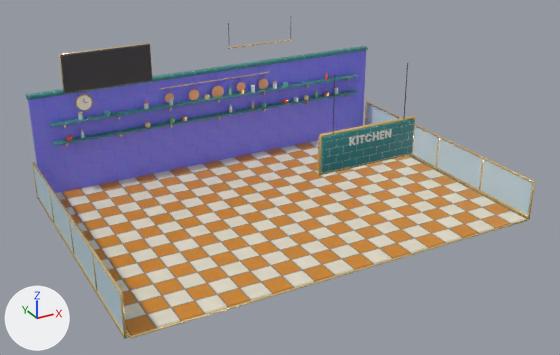
Two versions of the glTF model kr_layD_shell.glb, one commit apart.
Before and after are seen from a camera (50 mm lens) standing at (-10.07, -18.53, 10.26) and looking at (-0.25, -0.67, 1.33). Lighting does not change. The marker at lower left points along +X, +Y and +Z. The picture after the commit comes second. Vertices at exactly the same position are counted once.

Names of what the first picture shows: 'kr_layD_shell_checker4', 'kr_layD_shell_darkwood', 'kr_layD_shell_subway_teal', 'vc_m0_r2', 'vc_m0_r4', 'vc_m8_r2', 'vc_m8_r4'.
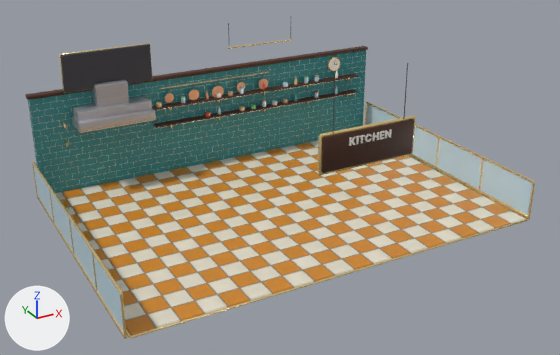
Location of each change, (x1, y1, x2, y2) in pixels of the pictures (560 x 355 px; the box of a moved part takes in the faces that stretch with it):
'kr_layD_shell_checker4', surface changed: (56, 140, 525, 331) in both
'kr_layD_shell_subway_teal', surface changed (blue to cyan): (28, 50, 366, 193) in both
'kr_layD_shell_darkwood', surface changed, reshaped: (25, 46, 414, 173) in both
'kr_layD_shell_steel', added: after (72, 80, 156, 133)
'kr_layD_shell_warmglow', added: after (159, 77, 355, 126)
part 1 of me_kr_layd_shell_darkwood, deleted: before (49, 74, 358, 146)
part 2 of me_kr_layd_shell_darkwood, added: after (152, 74, 358, 128)
part 3 of me_vc_m0_r4, moved or reshaped: before (261, 102, 266, 107); after (239, 106, 244, 111)
part 4 of me_vc_m0_r4, moved or reshaped: before (283, 82, 288, 87); after (250, 104, 256, 109)
part 5 of me_vc_m0_r4, moved or reshaped: before (304, 95, 309, 100); after (272, 100, 277, 105)
part 6 of me_vc_m0_r4, moved or reshaped: before (145, 122, 150, 127); after (156, 102, 162, 107)
part 7 of me_vc_m0_r4, moved or reshaped: before (205, 94, 210, 100); after (216, 93, 221, 98)
part 8 of me_vc_m0_r4, moved or reshaped: before (77, 96, 92, 110); after (329, 58, 340, 71)

Edits to the bpy script that builds the scene:
```text
Change img_image_1:
    img_image_1: load_image('Image_1', '_unpacked/Image_1', 512, 512, 'sRGB') -> load_image('Image_1', '_unpacked/Image_1', 256, 256, 'Non-Color')
Change mat_checker4:
    add n3 = _N.new('ShaderNodeNormalMap'); n3.name = 'Normal Map'
    add n3.uv_map = 'UVMap'
    add n4 = _N.new('ShaderNodeTexImage'); n4.name = 'Image Texture.001'
    add n4.image = img_image_1
    where n0 = _N.new('ShaderNodeBsdfPrincipled'); n0.name = 'Principled BSDF'
    add _L.new(n3.outputs[0], n0.inputs[5])  # 'Normal' to 'Normal'
    add _L.new(n4.outputs[0], n3.inputs[1])  # 'Color' to 'Color'
Change mat_subway_teal:
    where n2 = _N.new('ShaderNodeTexImage'); n2.name = 'Image Texture'
    n2.image: img_image_1 -> img_image_2
    add n3 = _N.new('ShaderNodeNormalMap'); n3.name = 'Normal Map'
    add n3.uv_map = 'UVMap'
    add n4 = _N.new('ShaderNodeTexImage'); n4.name = 'Image Texture.001'
    add n4.image = img_image_3
    where n0 = _N.new('ShaderNodeBsdfPrincipled'); n0.name = 'Principled BSDF'
    add _L.new(n3.outputs[0], n0.inputs[5])  # 'Normal' to 'Normal'
    add _L.new(n4.outputs[0], n3.inputs[1])  # 'Color' to 'Color'
Change mat_darkwood:
    where n2 = _N.new('ShaderNodeTexImage'); n2.name = 'Image Texture'
    n2.image: img_image_2 -> img_image_4
    add n3 = _N.new('ShaderNodeNormalMap'); n3.name = 'Normal Map'
    add n3.uv_map = 'UVMap'
    add n4 = _N.new('ShaderNodeTexImage'); n4.name = 'Image Texture.001'
    add n4.image = img_image_5
    where n0 = _N.new('ShaderNodeBsdfPrincipled'); n0.name = 'Principled BSDF'
    add _L.new(n3.outputs[0], n0.inputs[5])  # 'Normal' to 'Normal'
    add _L.new(n4.outputs[0], n3.inputs[1])  # 'Color' to 'Color'
Add mat_steel:
    mat_steel = bpy.data.materials.new('steel')
    # uses the picture img_image_6
    # uses the picture img_image_7
Change me_kr_layd_shell_darkwood:
    where me_kr_layd_shell_darkwood.from_pydata(...)  # 144 vertices, 272 faces; spans x -6.05..6.05, y -4.61..4.41, z 1.73..4.05
    me_kr_layd_shell_darkwood part 1: 24 vertices removed from x -5.5..-5.49, y 3.9..4.2, z 1.73..2.38
    me_kr_layd_shell_darkwood part 2: 24 vertices added at x -2.25..-2.23, y 3.9..4.2, z 1.73..2.38
Change me_vc_m0_r4:
    remove me_vc_m0_r4.from_pydata(...)  # 684 vertices, 1280 faces; spans x -4.98..4.74, y -4.64..4.18, z 1.77..4.43
    add me_vc_m0_r4.from_pydata(...)  # 674 vertices, 1260 faces; spans x -4.98..4.84, y -4.64..4.18, z 1.77..4.43
    me_vc_m0_r4 part 3: the loose piece of 18 vertices spanning x 1.63..1.81, y 3.96..4.14, z 1.77..1.89 is moved by (-0.84, 0.0, 0.0)
    me_vc_m0_r4 part 4: the loose piece of 18 vertices spanning x 2.47..2.65, y 3.96..4.14, z 2.38..2.49 is moved by (-1.26, 0.0, -0.6)
    me_vc_m0_r4 part 5: the loose piece of 18 vertices spanning x 3.31..3.49, y 3.96..4.14, z 1.77..1.89 is moved by (-1.26, 0.0, 0.0)
    me_vc_m0_r4 part 6: the loose piece of 18 vertices spanning x -2.57..-2.39, y 3.96..4.14, z 1.77..1.89 is moved by (0.42, 0.0, 0.6)
    me_vc_m0_r4 part 7: the loose piece of 18 vertices spanning x -0.47..-0.29, y 3.96..4.14, z 2.38..2.49 is moved by (0.42, 0.0, 0.0)
    me_vc_m0_r4 part 8: the loose piece of 146 vertices spanning x -4.64..-4.16, y 4.13..4.18, z 2.61..3.09 is moved by (9.0, 0.0, 0.0)
    other edits to the shape of me_vc_m0_r4 do not show in these pictures
Add me_kr_layd_shell_warmglow:
    me_kr_layd_shell_warmglow.from_pydata([(-2.2, 3.95, 1.72), (-2.2, 3.93, 1.72), (-2.2, 3.95, 1.72), (-2.2, 3.93, 1.72), (5.45, 3.95, 1.72), (5.45, 3.93, 1.72), (5.45, 3.95, 1.72), (5.45, 3.93, 1.72), (-2.2, 3.95, 2.32), (-2.2, 3.93, 2.32), (-2.2, 3.95, 2.32), (-2.2, 3.93, 2.32), (5.45, 3.95, 2.32), (5.45, 3.93, 2.32), (5.45, 3.95, 2.32), (5.45, 3.93, 2.32)], [], [(1, 3, 0), (3, 2, 0), (5, 4, 6), (7, 5, 6), (1, 0, 4), (5, 1, 4), (2, 4, 0), (6, 4, 2), (7, 3, 5), (3, 1, 5), (7, 6, 2), (3, 7, 2), (9, 11, 8), (11, 10, 8), (13, 12, 14), (15, 13, 14), (9, 8, 12), (13, 9, 12), (10, 12, 8), (14, 12, 10), (15, 11, 13), (11, 9, 13), (15, 14, 10), (11, 15, 10)])
    me_kr_layd_shell_warmglow.materials.append(mat_warmglow)  # beige #ffedc4, glowing beige #ffe1aa
Add ob_kr_layd_shell_steel:
    ob_kr_layd_shell_steel = bpy.data.objects.new('kr_layD_shell_steel', me_kr_layd_shell_steel)  # 120 vertices, 228 faces; spans x -4.8..-2.4, y 3.42..4.2, z 2.16..3.42
    ob_kr_layd_shell_steel.location = (0.0, 0.0, 0.0)
Add ob_kr_layd_shell_warmglow:
    ob_kr_layd_shell_warmglow = bpy.data.objects.new('kr_layD_shell_warmglow', me_kr_layd_shell_warmglow)
    ob_kr_layd_shell_warmglow.location = (0.0, 0.0, 0.0)
```
